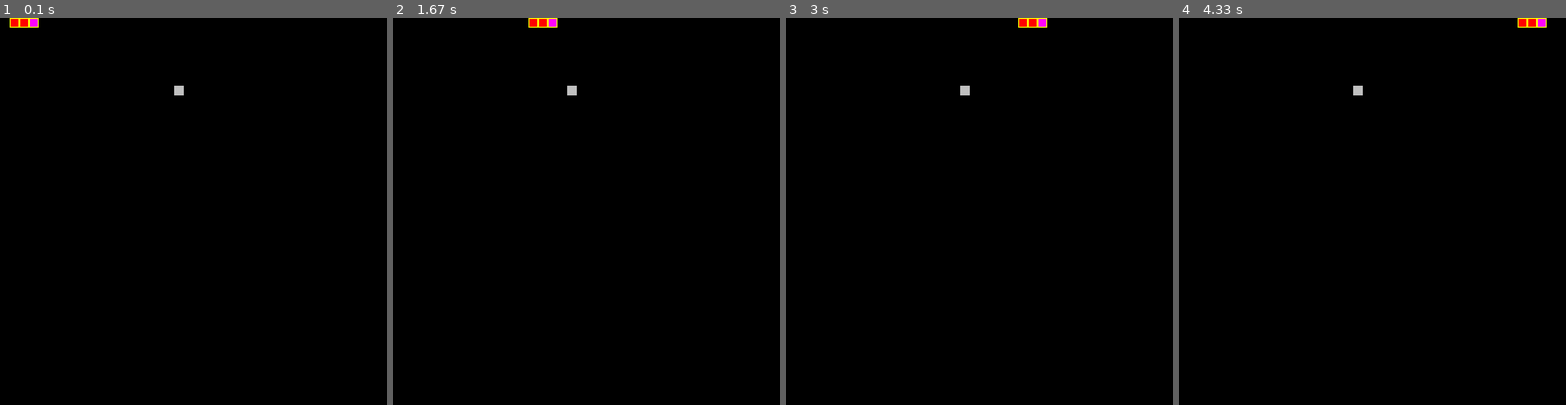
Above: before the commit, frames 1-4 (left to right).
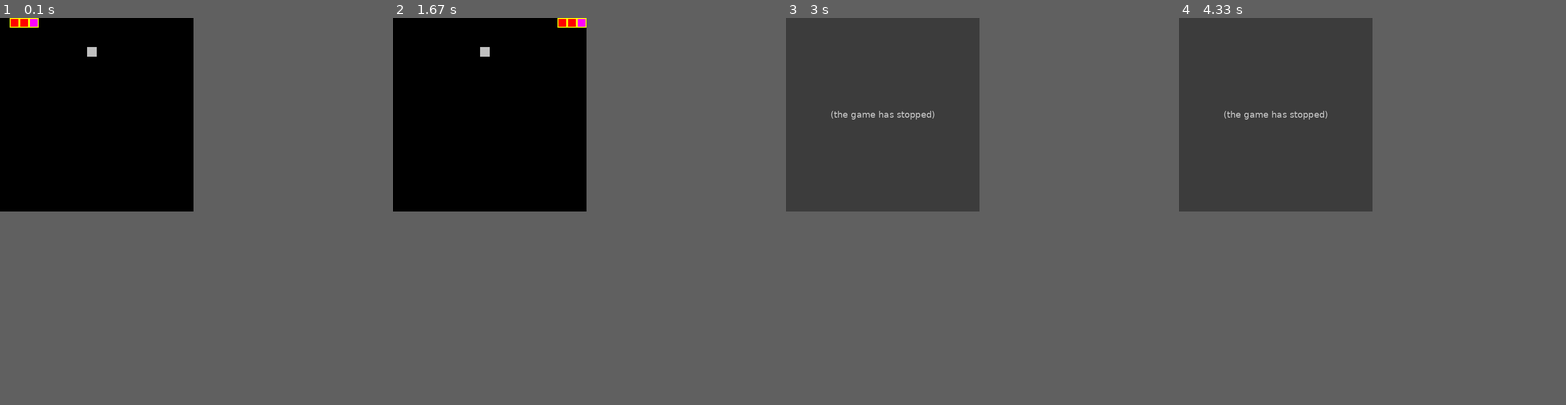
Above: after the commit, the same moments.

Repository: pskd73/pygame-snake
Game: pygame game, started from main.py
Same seed, same stepped clock (60 frames per second), same inputs: the game is played once before the commit and once after it.
Inputs:
- Up to frame 1 (0.1 s): no input
- Up to frame 2 (1.67 s): hold Right 0.33-0.8 s
- Up to frame 3 (3 s): no input
- Up to frame 4 (4.33 s): no input
In our replay, the window is 800x800 before the commit and 400x400 after it. These sizes can differ from the game's own. Grey fills any space a smaller window leaves; there, only what the larger window draws over its background counts as a difference.

The runs differ from the first frame. In frame 1, 0.1% of the frame differs, in the area x 22-48%, y 7-20%; in frame 2, 0.5%; in frame 3, 25%, in the area x 0-68%, y 0-50%; in frame 4, 25%.
After the commit the program exited at 1.7 s; later frames show no game.

Commit message:
Optimise turns

Diff:
--- a/main.py
+++ b/main.py
@@ -1,4 +1,5 @@
 import random
+from collections import deque
 from enum import Enum
 from time import sleep
 from typing import List, Optional
@@ -57,25 +58,13 @@
             self,
             coordinates: Coordinates,
             size: Size,
-            color: Color,
-            direction: Direction
+            color: Color
     ):
         self.coordinates = coordinates
         self.size = size
         self.color = color
-        self.direction = direction
         self.border_width = 2
         self.border_color = Color(255, 255, 0)
-
-    def move(self):
-        if self.direction == Direction.WEST:
-            self.coordinates = Coordinates(self.coordinates.x - self.size.w, self.coordinates.y)
-        elif self.direction == Direction.SOUTH:
-            self.coordinates = Coordinates(self.coordinates.x, self.coordinates.y + self.size.h)
-        elif self.direction == Direction.EAST:
-            self.coordinates = Coordinates(self.coordinates.x + self.size.w, self.coordinates.y)
-        else:
-            self.coordinates = Coordinates(self.coordinates.x, self.coordinates.y - self.size.h)
 
     def draw(self, surface):
         pygame.draw.rect(
@@ -129,34 +118,34 @@
 
 
 class Board:
+    HEAD_COLOR = Color(255, 0, 255)
+    BLOCK_COLOR = Color(255, 0, 0)
+
     def __init__(self, surface, size: Size, block_size: Size):
         self.surface = surface
         self.size = size
         self.block_size = block_size
-        self.snake_blocks: List[SnakeBlock] = [
+        self.snake_blocks = deque([
             SnakeBlock(
                 Coordinates(self.block_size.w * 2, 0),
                 self.block_size,
-                Color(255, 0, 255),
-                Direction.EAST
+                self.HEAD_COLOR
             ),
             SnakeBlock(
                 Coordinates(self.block_size.w, 0),
                 self.block_size,
-                Color(255, 0, 0),
-                Direction.EAST
+                self.BLOCK_COLOR
             ),
             SnakeBlock(
                 Coordinates(0, 0),
                 self.block_size,
-                Color(255, 0, 0),
-                Direction.EAST
+                self.BLOCK_COLOR
             )
-        ]
-        self.speed = 8  # scenes per second
-        self.turns = set()
+        ])
+        self.speed = 10  # scenes per second
         self.should_add_block = False
         self.fruit = self.new_fruit()
+        self.direction = Direction.EAST
         self.init()
 
     def init(self):
@@ -186,27 +175,15 @@
         return False
 
     def turn(self, to_direction: Direction):
-        head_block = self.snake_blocks[0]
-        if head_block.direction == to_direction:
+        if self.direction == to_direction:
             return
-        if self.is_opposite_direction(head_block.direction, to_direction):
+        if self.is_opposite_direction(self.direction, to_direction):
             return
-        self.turns.add(Turn(head_block.coordinates, to_direction))
+        self.direction = to_direction
 
     def get_delay_secs(self):
         return 1 / self.speed
 
-    def apply_turns(self, idx: int, snake_block: SnakeBlock):
-        # TODO: this logic breaks if there are two turns at a same coordinate
-        finished_turn = None
-        for turn in self.turns:
-            if snake_block.coordinates == turn.coordinates:
-                snake_block.direction = turn.to_direction
-                if idx == len(self.snake_blocks) - 1:
-                    finished_turn = turn
-        if finished_turn:
-            self.turns.remove(finished_turn)
-
     def is_valid_block(self, snake_block: SnakeBlock):
         if snake_block.coordinates.x < 0:
             return False
@@ -220,31 +197,33 @@
             return False
         return True
 
-    def try_get_new_block(self, idx: int, snake_block: SnakeBlock) -> Optional[SnakeBlock]:
-        if idx == len(self.snake_blocks) - 1 and self.should_add_block:
-            self.should_add_block = False
-            return SnakeBlock(
-                snake_block.coordinates,
-                snake_block.size,
-                snake_block.color,
-                snake_block.direction
-            )
+    def get_next_head(self) -> SnakeBlock:
+        head = self.snake_blocks[0]
+        if self.direction == Direction.WEST:
+            new_coords = Coordinates(head.coordinates.x - self.block_size.w, head.coordinates.y)
+        elif self.direction == Direction.SOUTH:
+            new_coords = Coordinates(head.coordinates.x, head.coordinates.y + self.block_size.h)
+        elif self.direction == Direction.EAST:
+            new_coords = Coordinates(head.coordinates.x + self.block_size.w, head.coordinates.y)
+        else:
+            new_coords = Coordinates(head.coordinates.x, head.coordinates.y - self.block_size.h)
+        return SnakeBlock(
+            new_coords,
+            head.size,
+            self.HEAD_COLOR
+        )
 
     def update(self) -> BoardUpdateResponse:
         self.clear()
-        new_block = None
-        for i, snake_block in enumerate(self.snake_blocks):
-            self.apply_turns(i, snake_block)
-            new_block = self.try_get_new_block(i, snake_block)
-            snake_block.move()
-            if not self.is_valid_block(snake_block):
-                return BoardUpdateResponse(True)
-            if snake_block.coordinates == self.fruit.coordinates:
-                self.should_add_block = True
-                self.fruit = self.new_fruit()
-                self.speed += 2
-        if new_block is not None:
-            self.snake_blocks.append(new_block)
+        self.snake_blocks[0].color = self.BLOCK_COLOR
+        self.snake_blocks.appendleft(self.get_next_head())
+        if not self.is_valid_block(self.snake_blocks[0]):
+            return BoardUpdateResponse(True)
+        if self.snake_blocks[0].coordinates == self.fruit.coordinates:
+            self.fruit = self.new_fruit()
+            self.speed += 2
+        else:
+            self.snake_blocks.pop()
         for snake_block in self.snake_blocks:
             snake_block.draw(self.surface)
         self.fruit.draw(self.surface)
@@ -253,10 +232,10 @@
         return BoardUpdateResponse(False)
 
 
-BOARD_SIZE = Size(800, 800)
+BOARD_SIZE = Size(400, 400)
 BLOCK_SIZE = Size(20, 20)
 pygame.init()
-surface = pygame.display.set_mode((800, 800))
+surface = pygame.display.set_mode((400, 400))
 board = Board(surface, BOARD_SIZE, BLOCK_SIZE)
 running = True
 pause = False
